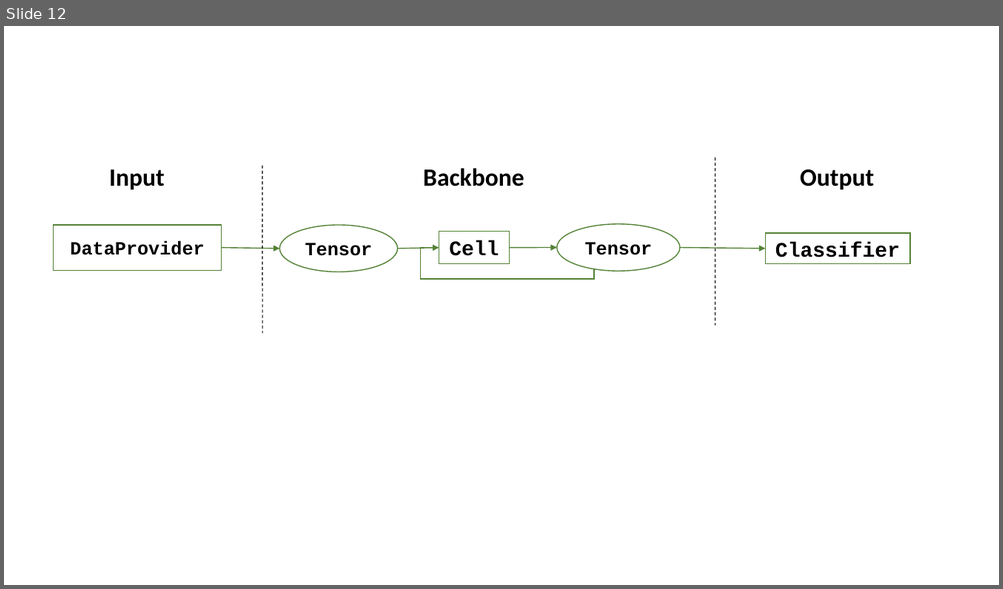
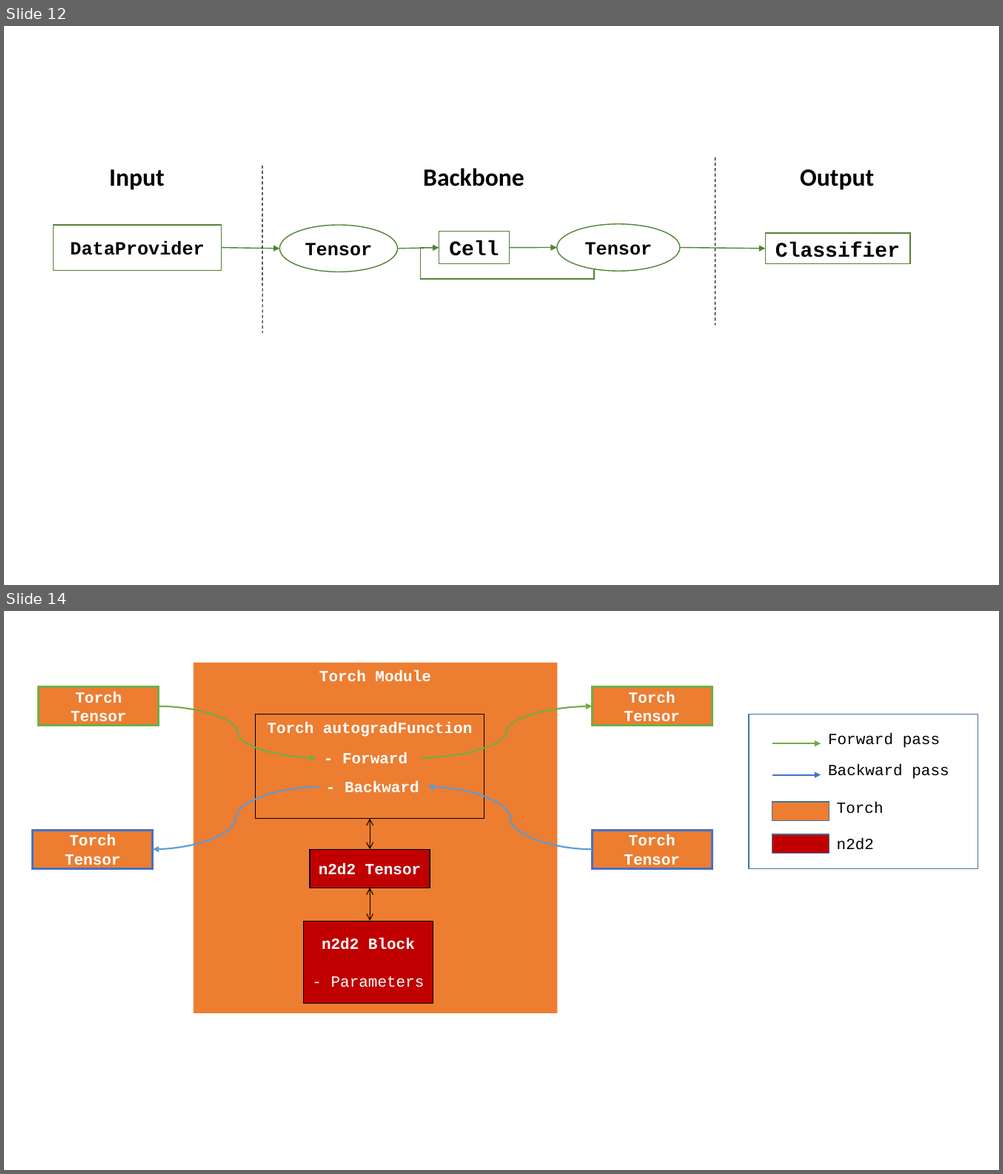
Before and after one commit to CEA-LIST/N2D2, a slide deck: docs/figs.pptx. Shown one above the other, each under a label of ours: slide 12 before the commit, slides 12 and 14 after it; the slides between them are not shown. The pictures are 1003x589 and 1003x1174 pixels, drawn with LibreOffice and Linux fonts; fonts in the diff are those of the drawing. Boxes give left, top, right and bottom in pixels: in the first picture for what was removed or moved away, otherwise in the second. Text is boxed around its words. In the diff, an @@ line names an element or a change of style, - is before the commit and + after.

```diff
--- a/docs/figs.pptx
+++ b/docs/figs.pptx
@@ slide 14 added at <box>4,611,999,1170</box>, background #FFFFFF @@
@@ rectangle added at <box>193,663,558,1014</box>, fill #ED7D31, 15 pt, text #FFFFFF, bold @@
+Torch Module
@@ rectangle added at <box>39,687,159,726</box>, fill #ED7D31, outline #70AD47 2.25 pt, 15 pt, text #FFFFFF, bold @@
+Torch Tensor
@@ rectangle added at <box>592,687,712,726</box>, fill #ED7D31, outline #70AD47 2.25 pt, 15 pt, text #FFFFFF, bold @@
+Torch Tensor
@@ curved arrow added from (159, 706) to (316, 758), #70AD47 1.5 pt @@
@@ rectangle added at <box>256,715,484,819</box>, fill #ED7D31, outline #000000 1 pt, 15 pt, text #FFFFFF, bold @@
+Torch autogradFunction
@@ curved arrow added from (421, 758) to (592, 706), #70AD47 1.5 pt @@
@@ rectangle added at <box>748,715,978,869</box>, outline #43739E 1 pt @@
@@ arrow added from (772, 743) to (820, 743), #70AD47 1.5 pt @@
@@ text added at <box>828,733,939,748</box>, 15 pt, text #000000 @@
+Forward pass
@@ text added at <box>342,752,407,763</box>, 15 pt, text #FFFFFF, bold @@
+- Forward
@@ text added at <box>828,764,948,779</box>, 15 pt, text #000000 @@
+Backward pass
@@ curved arrow added from (318, 787) to (153, 850), #5B9BD5 1.5 pt @@
@@ text added at <box>344,781,419,792</box>, 15 pt, text #FFFFFF, bold @@
+- Backward
@@ curved arrow added from (592, 850) to (428, 787), #5B9BD5 1.5 pt @@
@@ arrow added from (772, 775) to (820, 775), #4472C4 1.5 pt @@
@@ rectangle added at <box>772,802,829,820</box>, fill #ED7D31, outline #43739E 1 pt @@
@@ text added at <box>836,802,883,814</box>, 15 pt, text #000000 @@
+Torch
@@ rectangle added at <box>33,830,153,869</box>, fill #ED7D31, outline #4472C4 2.25 pt, 15 pt, text #FFFFFF, bold @@
+Torch Tensor
@@ double arrow added from (370, 850) to (370, 819), #000000 0.75 pt @@
@@ rectangle added at <box>592,830,712,869</box>, fill #ED7D31, outline #4472C4 2.25 pt, 15 pt, text #FFFFFF, bold @@
+Torch Tensor
@@ rectangle added at <box>310,850,430,889</box>, fill #C00000, outline #000000 1 pt, 15 pt, text #FFFFFF, bold @@
+n2d2 Tensor
@@ rectangle added at <box>772,834,829,854</box>, fill #C00000, outline #43739E 1 pt @@
@@ text added at <box>836,838,874,850</box>, 15 pt, text #000000 @@
+n2d2
@@ double arrow added from (370, 920) to (370, 888), #000000 0.75 pt @@
@@ rectangle added at <box>304,921,433,1004</box>, fill #C00000, outline #000000 0.5 pt, 15 pt, text #FFFFFF @@
+n2d2 Block
+- Parameters
```
Also in this commit, not shown: 1 other slide added, 2 other files.
